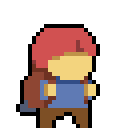
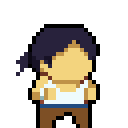
Layered file, before and after one edit (128x128). Changes by layer:
added layer "图层 4" above "图层 2" over [16, 28, 100, 116]
hid "图层 2" over [16, 28, 100, 116]
